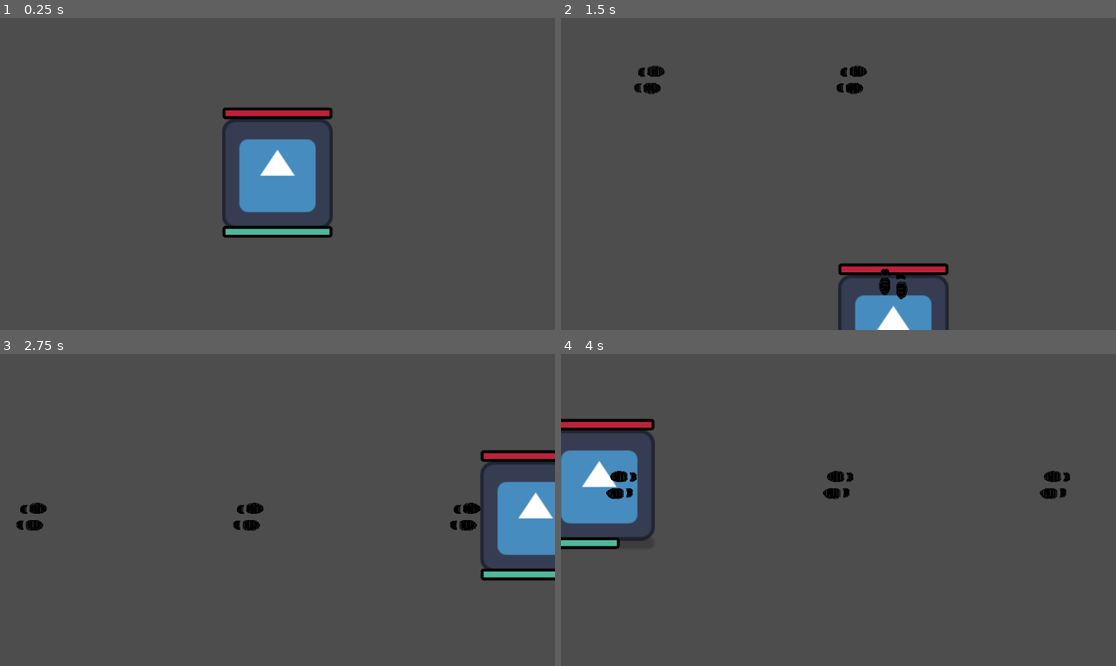
Above: before the commit, frames 1-4 (two rows, left to right).
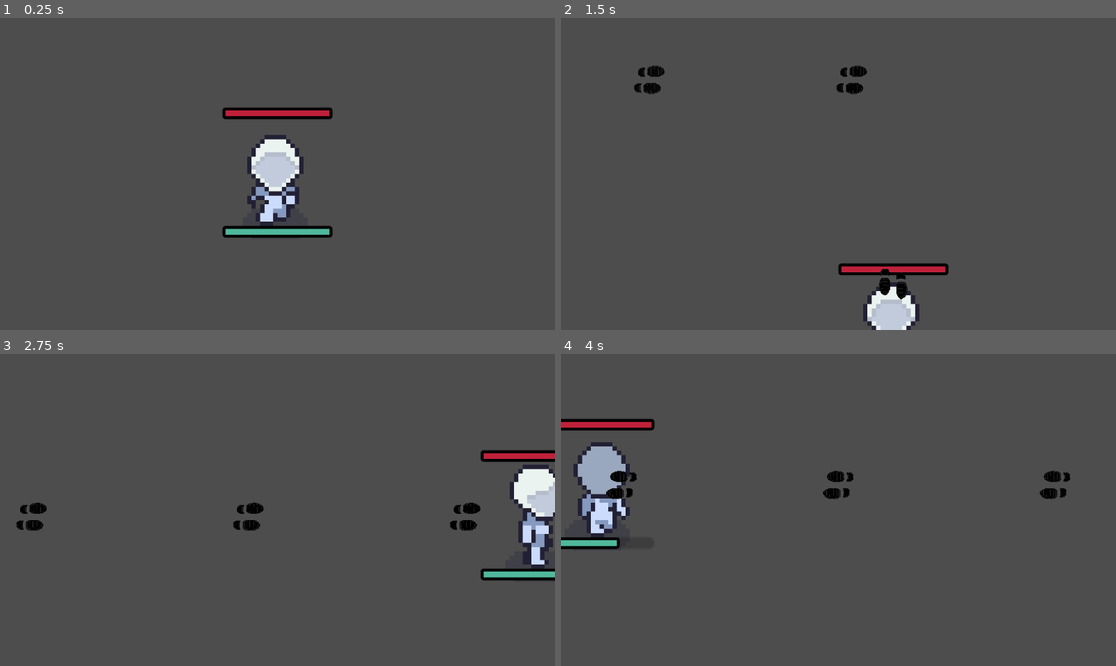
Above: after the commit, the same moments.

Repository: Savannah-Jones/Alien-X
Game: Godot game, scene res://Scenes/Runner.tscn
The game is run twice, just before and just after one commit, with the same random seed, the same clock (stepped at 60 frames per second) and the same inputs. This scene is started directly instead of the project's main scene. The engine's default icon, where the game draws it, is replaced by a stand-in: a white triangle on a blue panel in a dark square. Sound files missing from this copy of the repository are replaced by a short silence.
Inputs:
- Up to frame 1 (0.25 s): no input
- Up to frame 2 (1.5 s): tap Enter at 0.5 s; hold Right (ui_right) 0.53-1.28 s; tap E (Attack) at 0.6 s; hold Down (ui_down) from 1.28 s (still down); tap Shift (Run) at 1.35 s
- Up to frame 3 (2.75 s): release Down (ui_down) at 2.03 s; hold Right (ui_right) from 2.03 s (still down); tap E (Attack) at 2.1 s
- Up to frame 4 (4 s): release Right (ui_right) at 2.78 s; hold Up (ui_up) 2.78-3.53 s; tap Shift (Run) at 2.85 s; hold Left (ui_left) from 3.53 s (still down); tap E (Attack) at 3.6 s

The runs differ from the first frame. In frame 1, 4.1% of the frame differs, in the area x 40-60%, y 32-67%; in frame 2, 2.0%; in frame 3, 3.2%; in frame 4, 3.7%.

Commit message:
added character walk animations

Diff:
--- a/maze-game/Scenes/Runner.tscn
+++ b/maze-game/Scenes/Runner.tscn
@@ -1,14 +1,209 @@
-[gd_scene load_steps=15 format=3 uid="uid://d4go6lmobu85h"]
+[gd_scene load_steps=44 format=3 uid="uid://d4go6lmobu85h"]
 
 [ext_resource type="Script" uid="uid://cdc07sdm4lpy4" path="res://Scripts/Runner.gd" id="1_j1som"]
 [ext_resource type="PackedScene" uid="uid://d007wxbdk3cra" path="res://Scenes/footsteps.tscn" id="2_p81ih"]
 [ext_resource type="Texture2D" uid="uid://cbwbvoswrovsv" path="res://icon.svg" id="3_ukf3h"]
+[ext_resource type="Texture2D" uid="uid://crmt25k1oyit8" path="res://Art/Character Assets/Unarmed_Walk_front-Sheet.png" id="3_wr6ry"]
+[ext_resource type="Texture2D" uid="uid://cno04eqih2jbk" path="res://Art/Character Assets/Unarmed_Walk_side_left-Sheet.png" id="4_m3edr"]
 [ext_resource type="AudioStream" uid="uid://b08mu5svtuvhg" path="res://Music/PlayerSounds/heartbeat-tense-377250.mp3" id="4_tebkp"]
 [ext_resource type="AudioStream" uid="uid://cau3fhfguntfq" path="res://Music/PlayerSounds/concrete-footsteps-1-6265.mp3" id="5_aq4gv"]
+[ext_resource type="Texture2D" uid="uid://6lh2ox7ipsft" path="res://Art/Character Assets/Unarmed_Walk_side_right-Sheet.png" id="5_m34jp"]
+[ext_resource type="Texture2D" uid="uid://dnir4mckg8v6j" path="res://Art/Character Assets/Unarmed_Walk_back-Sheet.png" id="6_mba06"]
 [ext_resource type="AudioStream" uid="uid://lilu7hc7hjsx" path="res://Music/PlayerSounds/running-on-concrete-268478.mp3" id="6_my6vf"]
 [ext_resource type="AudioStream" uid="uid://cds6x7xvf51fy" path="res://Music/PlayerSounds/man-death-scream-186763.mp3" id="7_wr6ry"]
 [ext_resource type="AudioStream" uid="uid://bsxvs40kh61rb" path="res://Music/PlayerSounds/normal-breath-loop-400151.mp3" id="8_p81ih"]
 [ext_resource type="AudioStream" uid="uid://bvr0ssqt031kb" path="res://Music/MonsterSounds/114-low-impact-420335.mp3" id="9_ukf3h"]
+
+[sub_resource type="AtlasTexture" id="AtlasTexture_hnpl4"]
+atlas = ExtResource("3_wr6ry")
+region = Rect2(0, 0, 64, 64)
+
+[sub_resource type="AtlasTexture" id="AtlasTexture_c30lh"]
+atlas = ExtResource("3_wr6ry")
+region = Rect2(64, 0, 64, 64)
+
+[sub_resource type="AtlasTexture" id="AtlasTexture_cyh5k"]
+atlas = ExtResource("3_wr6ry")
+region = Rect2(128, 0, 64, 64)
+
+[sub_resource type="AtlasTexture" id="AtlasTexture_vk1d7"]
+atlas = ExtResource("3_wr6ry")
+region = Rect2(192, 0, 64, 64)
+
+[sub_resource type="AtlasTexture" id="AtlasTexture_vdtdg"]
+atlas = ExtResource("3_wr6ry")
+region = Rect2(256, 0, 64, 64)
+
+[sub_resource type="AtlasTexture" id="AtlasTexture_hkdll"]
+atlas = ExtResource("3_wr6ry")
+region = Rect2(320, 0, 64, 64)
+
+[sub_resource type="AtlasTexture" id="AtlasTexture_e0hpe"]
+atlas = ExtResource("4_m3edr")
+region = Rect2(0, 0, 64, 64)
+
+[sub_resource type="AtlasTexture" id="AtlasTexture_0e1gx"]
+atlas = ExtResource("4_m3edr")
+region = Rect2(64, 0, 64, 64)
+
+[sub_resource type="AtlasTexture" id="AtlasTexture_j2iqb"]
+atlas = ExtResource("4_m3edr")
+region = Rect2(128, 0, 64, 64)
+
+[sub_resource type="AtlasTexture" id="AtlasTexture_akvot"]
+atlas = ExtResource("4_m3edr")
+region = Rect2(192, 0, 64, 64)
+
+[sub_resource type="AtlasTexture" id="AtlasTexture_kmokx"]
+atlas = ExtResource("4_m3edr")
+region = Rect2(256, 0, 64, 64)
+
+[sub_resource type="AtlasTexture" id="AtlasTexture_j8snc"]
+atlas = ExtResource("4_m3edr")
+region = Rect2(320, 0, 64, 64)
+
+[sub_resource type="AtlasTexture" id="AtlasTexture_djsoe"]
+atlas = ExtResource("5_m34jp")
+region = Rect2(0, 0, 64, 64)
+
+[sub_resource type="AtlasTexture" id="AtlasTexture_o5fj3"]
+atlas = ExtResource("5_m34jp")
+region = Rect2(64, 0, 64, 64)
+
+[sub_resource type="AtlasTexture" id="AtlasTexture_rkvmx"]
+atlas = ExtResource("5_m34jp")
+region = Rect2(128, 0, 64, 64)
+
+[sub_resource type="AtlasTexture" id="AtlasTexture_s4b27"]
+atlas = ExtResource("5_m34jp")
+region = Rect2(192, 0, 64, 64)
+
+[sub_resource type="AtlasTexture" id="AtlasTexture_0d64k"]
+atlas = ExtResource("5_m34jp")
+region = Rect2(256, 0, 64, 64)
+
+[sub_resource type="AtlasTexture" id="AtlasTexture_hk2l4"]
+atlas = ExtResource("5_m34jp")
+region = Rect2(320, 0, 64, 64)
+
+[sub_resource type="AtlasTexture" id="AtlasTexture_2w8n8"]
+atlas = ExtResource("6_mba06")
+region = Rect2(0, 0, 64, 64)
+
+[sub_resource type="AtlasTexture" id="AtlasTexture_qp03n"]
+atlas = ExtResource("6_mba06")
+region = Rect2(64, 0, 64, 64)
+
+[sub_resource type="AtlasTexture" id="AtlasTexture_vs73j"]
+atlas = ExtResource("6_mba06")
+region = Rect2(128, 0, 64, 64)
+
+[sub_resource type="AtlasTexture" id="AtlasTexture_rbpvb"]
+atlas = ExtResource("6_mba06")
+region = Rect2(192, 0, 64, 64)
+
+[sub_resource type="AtlasTexture" id="AtlasTexture_253qi"]
+atlas = ExtResource("6_mba06")
+region = Rect2(256, 0, 64, 64)
+
+[sub_resource type="AtlasTexture" id="AtlasTexture_xqyx8"]
+atlas = ExtResource("6_mba06")
+region = Rect2(320, 0, 64, 64)
+
+[sub_resource type="SpriteFrames" id="SpriteFrames_4h2pd"]
+animations = [{
+"frames": [{
+"duration": 1.0,
+"texture": SubResource("AtlasTexture_hnpl4")
+}, {
+"duration": 1.0,
+"texture": SubResource("AtlasTexture_c30lh")
+}, {
+"duration": 1.0,
+"texture": SubResource("AtlasTexture_cyh5k")
+}, {
+"duration": 1.0,
+"texture": SubResource("AtlasTexture_vk1d7")
+}, {
+"duration": 1.0,
+"texture": SubResource("AtlasTexture_vdtdg")
+}, {
+"duration": 1.0,
+"texture": SubResource("AtlasTexture_hkdll")
+}],
+"loop": true,
+"name": &"walk_down",
+"speed": 8.0
+}, {
+"frames": [{
+"duration": 1.0,
+"texture": SubResource("AtlasTexture_e0hpe")
+}, {
+"duration": 1.0,
+"texture": SubResource("AtlasTexture_0e1gx")
+}, {
+"duration": 1.0,
+"texture": SubResource("AtlasTexture_j2iqb")
+}, {
+"duration": 1.0,
+"texture": SubResource("AtlasTexture_akvot")
+}, {
+"duration": 1.0,
+"texture": SubResource("AtlasTexture_kmokx")
+}, {
+"duration": 1.0,
+"texture": SubResource("AtlasTexture_j8snc")
+}],
+"loop": true,
+"name": &"walk_left",
+"speed": 8.0
+}, {
+"frames": [{
+"duration": 1.0,
+"texture": SubResource("AtlasTexture_djsoe")
+}, {
+"duration": 1.0,
+"texture": SubResource("AtlasTexture_o5fj3")
+}, {
+"duration": 1.0,
+"texture": SubResource("AtlasTexture_rkvmx")
+}, {
+"duration": 1.0,
+"texture": SubResource("AtlasTexture_s4b27")
+}, {
+"duration": 1.0,
+"texture": SubResource("AtlasTexture_0d64k")
+}, {
+"duration": 1.0,
+"texture": SubResource("AtlasTexture_hk2l4")
+}],
+"loop": true,
+"name": &"walk_right",
+"speed": 8.0
+}, {
+"frames": [{
+"duration": 1.0,
+"texture": SubResource("AtlasTexture_2w8n8")
+}, {
+"duration": 1.0,
+"texture": SubResource("AtlasTexture_qp03n")
+}, {
+"duration": 1.0,
+"texture": SubResource("AtlasTexture_vs73j")
+}, {
+"duration": 1.0,
+"texture": SubResource("AtlasTexture_rbpvb")
+}, {
+"duration": 1.0,
+"texture": SubResource("AtlasTexture_253qi")
+}, {
+"duration": 1.0,
+"texture": SubResource("AtlasTexture_xqyx8")
+}],
+"loop": true,
+"name": &"walk_up",
+"speed": 8.0
+}]
 
 [sub_resource type="RectangleShape2D" id="RectangleShape2D_qg1ix"]
 size = Vector2(38, 38)
@@ -54,9 +249,14 @@
 footprint_lifetime = 6.0
 
 [node name="AnimatedSprite2D" type="AnimatedSprite2D" parent="."]
+texture_filter = 1
+scale = Vector2(1.5, 1.5)
+sprite_frames = SubResource("SpriteFrames_4h2pd")
+animation = &"walk_down"
+frame_progress = 0.963938
+
+[node name="Sprite2D" type="Sprite2D" parent="."]
 visible = false
-
-[node name="Sprite2D" type="Sprite2D" parent="."]
 scale = Vector2(0.3, 0.3)
 texture = ExtResource("3_ukf3h")
 
Binary file added: maze-game/Art/Character Assets/Unarmed_Walk_back-Sheet.png
Not shown, added: maze-game/Art/Character Assets/Unarmed_Walk_back-Sheet.png.import
Binary file added: maze-game/Art/Character Assets/Unarmed_Walk_front-Sheet.png
Not shown, added: maze-game/Art/Character Assets/Unarmed_Walk_front-Sheet.png.import
Binary file added: maze-game/Art/Character Assets/Unarmed_Walk_side_left-Sheet.png
Not shown, added: maze-game/Art/Character Assets/Unarmed_Walk_side_left-Sheet.png.import
Binary file added: maze-game/Art/Character Assets/Unarmed_Walk_side_right-Sheet.png
Not shown, added: maze-game/Art/Character Assets/Unarmed_Walk_side_right-Sheet.png.import
